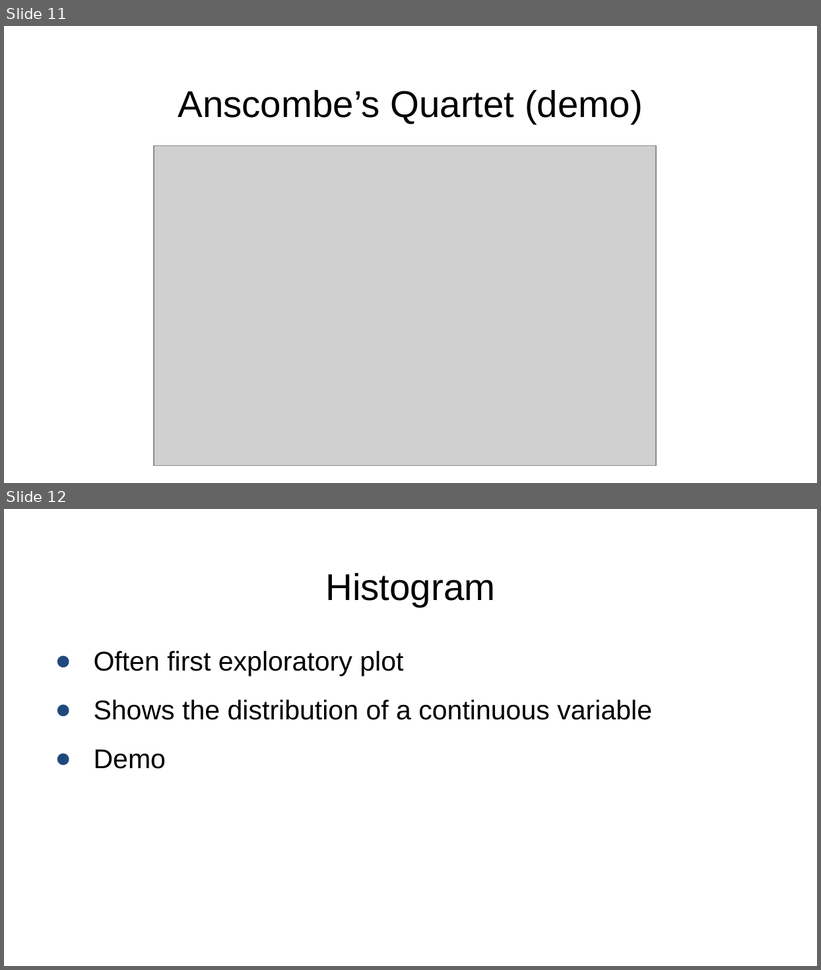
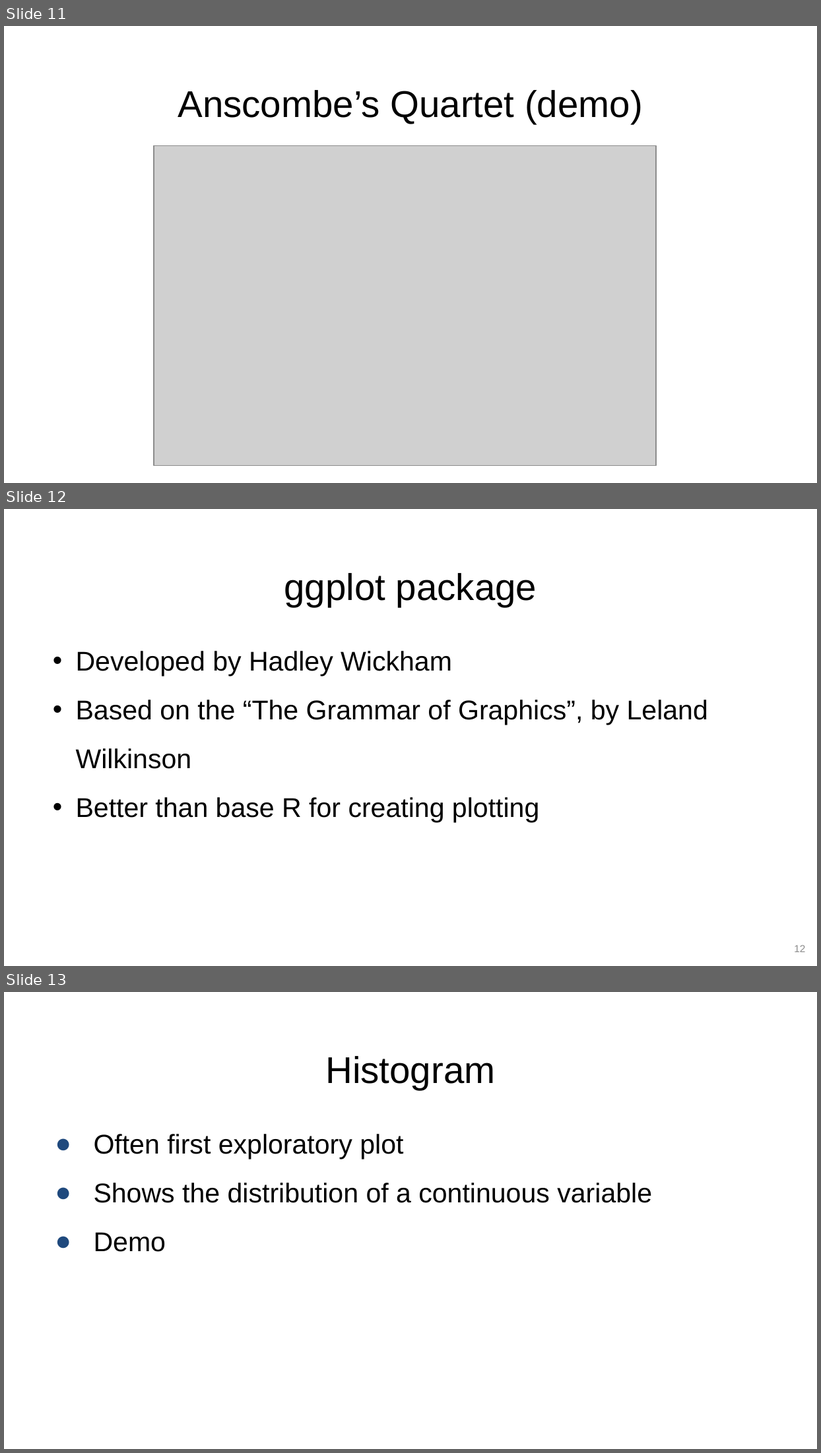
Before and after one commit to gwgarrison/rmoug_2015, a slide deck: garrison_presentation.pptx. Shown one above the other, each under a label of ours: slides 11 and 12 before the commit, slides 11, 12 and 13 after it. The pictures are 821x970 and 821x1453 pixels, drawn with LibreOffice and Linux fonts; fonts in the diff are those of the drawing; grey boxes stand for pictures; background and template pictures are left out. Boxes give left, top, right and bottom in pixels: in the first picture for what was removed or moved away, otherwise in the second. Text is boxed around its words. In the diff, an @@ line names an element or a change of style, - is before the commit and + after.

```diff
--- a/garrison_presentation.pptx
+++ b/garrison_presentation.pptx
@@ slide 12 added at [4,509,817,966], background picture (left out) @@
@@ title added at [284,573,537,607], 33 pt, text #000000 @@
+ggplot package
@@ text added at [76,651,708,823], 24 pt, text #000000 @@
+• Developed by Hadley Wickham
+• Based on the “The Grammar of Graphics”, by Leland Wilkinson
+• Better than base R for creating plotting
@@ page number added at [794,945,805,953], 9 pt, text #8C8C8C @@
+12
@@ what was slide 12 is now slide 13 @@
```
Also in this commit, not shown: 7 slides changed, 1 other slide added, 1 slide removed, 5 other files.
